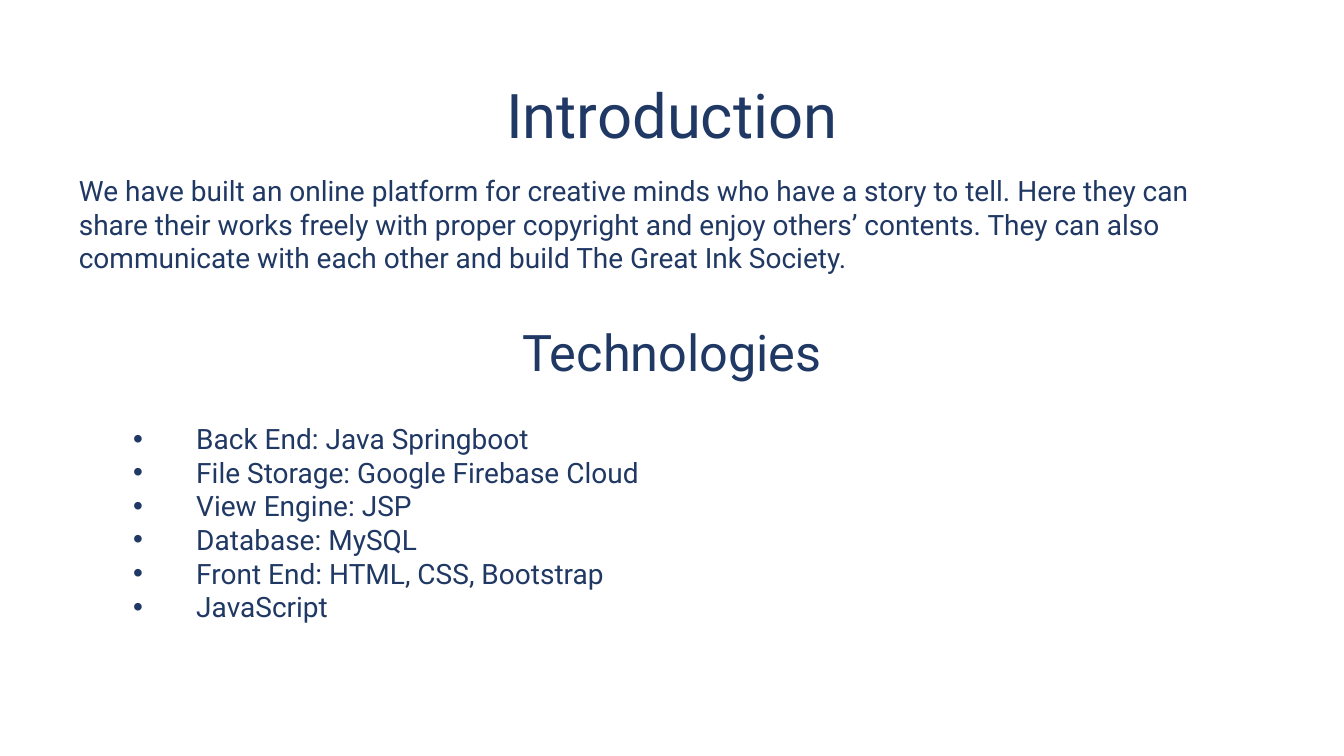
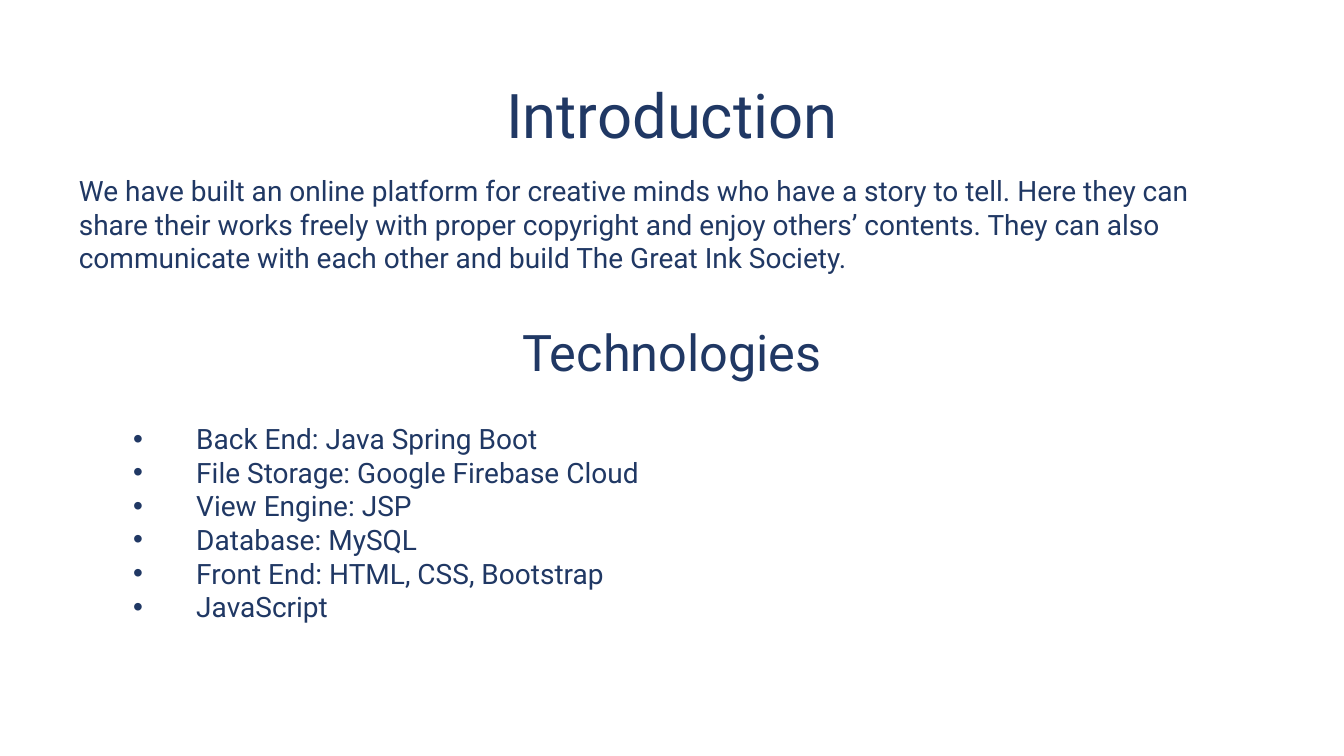
Before and after one commit to fabihatasneem/the-great-ink-society, a slide deck: slide 2 of The Great Ink Society.pptx. Drawn at 1344x756 pixels with LibreOffice and Linux fonts; fonts in the diff are those of the drawing; background and template pictures are left out. Boxes give left, top, right and bottom in pixels: in the first picture for what was removed or moved away, otherwise in the second. Text is boxed around its words. In the diff, an @@ line names an element or a change of style, - is before the commit and + after.

```diff
--- a/The Great Ink Society.pptx
+++ b/The Great Ink Society.pptx
@@ text at box(196, 428, 538, 455): text changed @@
-• Back End: Java Springboot
+• Back End: Java Spring Boot
```
Also in this commit, not shown: 1 other slide changed, 1 slide added, 2 other files.
